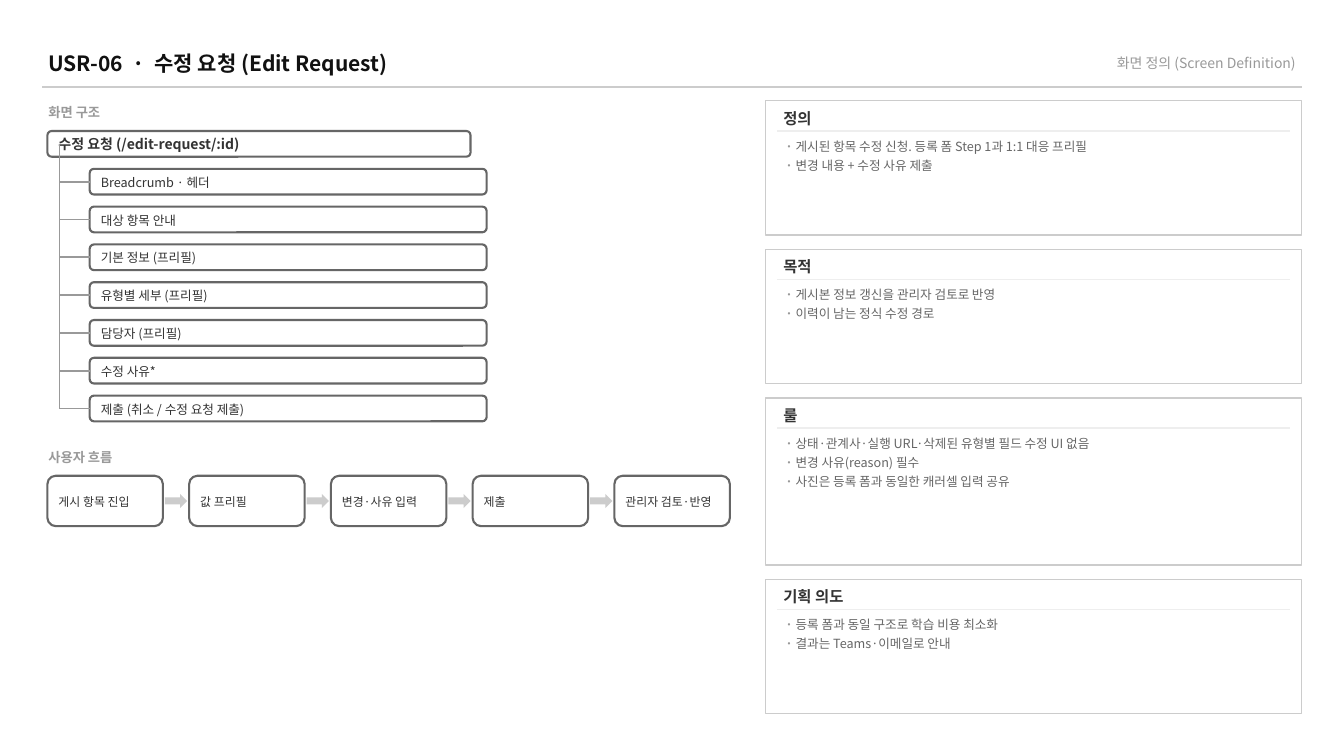
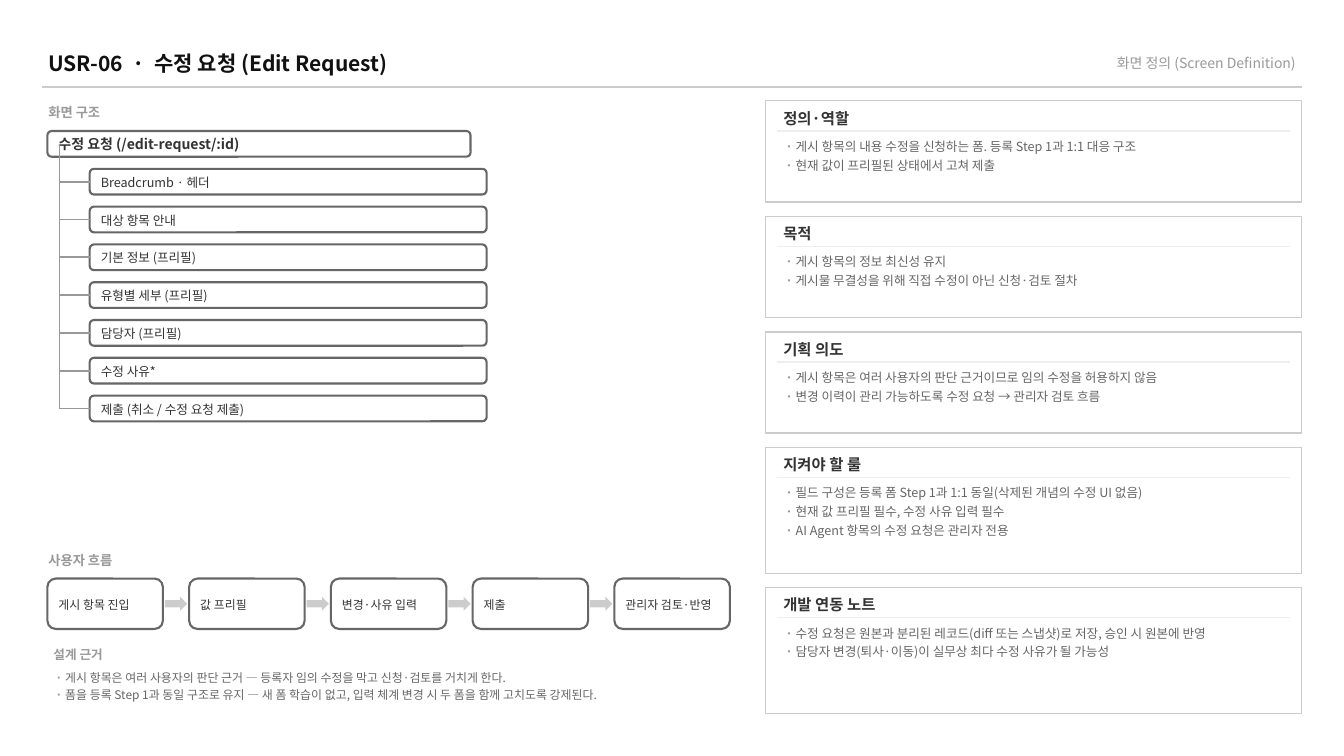
Before and after one commit to BaeNerd/Workspace, a slide deck: slide 18 of axplatform/docs/screen-specs/user-screens.pptx. Drawn at 1344x756 pixels with LibreOffice and Linux fonts; fonts in the diff are those of the drawing. Boxes give left, top, right and bottom in pixels: in the first picture for what was removed or moved away, otherwise in the second. Text is boxed around its words. In the diff, an @@ line names an element or a change of style, - is before the commit and + after.

```diff
--- a/axplatform/docs/screen-specs/user-screens.pptx
+++ b/axplatform/docs/screen-specs/user-screens.pptx
@@ rectangle: place and size @@
-rectangle at <box>765,101,1302,235</box>
+rectangle at <box>765,101,1302,203</box>
@@ text at <box>783,111,849,126</box>: text changed @@
-정의
+정의·역할
@@ text at <box>796,140,1136,171</box>: text changed @@
-· 게시된 항목 수정 신청. 등록 폼 Step 1과 1:1 대응 프리필
-· 변경 내용 + 수정 사유 제출
+· 게시 항목의 내용 수정을 신청하는 폼. 등록 Step 1과 1:1 대응 구조
+· 현재 값이 프리필된 상태에서 고쳐 제출
@@ rectangle: place and size @@
-rectangle at <box>765,249,1302,383</box>
+rectangle at <box>765,217,1302,319</box>
@@ text "목적": place and size @@
-text "목적" at <box>783,259,811,274</box>
+text "목적" at <box>783,226,811,241</box>
@@ line moved from (777, 279) - (1290, 279) to (777, 247) - (1290, 247) @@
@@ text added at <box>796,255,1077,286</box>, 9 pt, text #666666 @@
+· 게시 항목의 정보 최신성 유지
+· 게시물 무결성을 위해 직접 수정이 아닌 신청·검토 절차
@@ text removed at <box>796,288,995,319</box> @@
-· 게시본 정보 갱신을 관리자 검토로 반영
-· 이력이 남는 정식 수정 경로
@@ rectangle added at <box>765,332,1302,434</box>, fill #FFFFFF, outline #CCCCCC 1 pt @@
@@ text "기획 의도": place and size @@
-text "기획 의도" at <box>783,589,843,604</box>
+text "기획 의도" at <box>783,342,843,357</box>
@@ line added from (777, 362) to (1290, 362), #EEEEEE 1 pt @@
@@ text added at <box>796,371,1157,402</box>, 9 pt, text #666666 @@
+· 게시 항목은 여러 사용자의 판단 근거이므로 임의 수정을 허용하지 않음
+· 변경 이력이 관리 가능하도록 수정 요청 → 관리자 검토 흐름
@@ rectangle: place and size @@
-rectangle at <box>765,398,1302,566</box>
+rectangle at <box>765,448,1302,574</box>
@@ line moved from (777, 429) - (1290, 429) to (777, 478) - (1290, 478) @@
@@ text at <box>783,455,861,475</box>: text changed @@
-룰
+지켜야 할 룰
@@ text at <box>796,486,1142,538</box>: text changed @@
-· 상태·관계사·실행 URL·삭제된 유형별 필드 수정 UI 없음
-· 변경 사유(reason) 필수
-· 사진은 등록 폼과 동일한 캐러셀 입력 공유
+· 필드 구성은 등록 폼 Step 1과 1:1 동일(삭제된 개념의 수정 UI 없음)
+· 현재 값 프리필 필수, 수정 사유 입력 필수
+· AI Agent 항목의 수정 요청은 관리자 전용
@@ text "사용자 흐름": place and size @@
-text "사용자 흐름" at <box>48,451,112,463</box>
+text "사용자 흐름" at <box>48,554,112,566</box>
@@ 5 texts, 5 rounded rectangles, 4 right arrows: place and size @@
-5 texts, 5 rounded rectangles, 4 right arrows at <box>47,476,730,526</box>
+5 texts, 5 rounded rectangles, 4 right arrows at <box>47,579,730,629</box>
@@ rectangle: place and size @@
-rectangle at <box>765,580,1302,714</box>
+rectangle at <box>765,588,1302,714</box>
@@ text added at <box>783,597,875,612</box>, 11 pt, text #333333, bold @@
+개발 연동 노트
@@ line moved from (777, 610) - (1290, 610) to (777, 618) - (1290, 618) @@
@@ text at <box>796,627,1206,659</box>: text changed @@
-· 등록 폼과 동일 구조로 학습 비용 최소화
-· 결과는 Teams·이메일로 안내
+· 수정 요청은 원본과 분리된 레코드(diff 또는 스냅샷)로 저장, 승인 시 원본에 반영
+· 담당자 변경(퇴사·이동)이 실무상 최다 수정 사유가 될 가능성
@@ text added at <box>53,648,103,660</box>, 9 pt, text #999999, bold @@
+설계 근거
@@ text added at <box>65,672,597,702</box>, 8.5 pt, text #666666 @@
+· 게시 항목은 여러 사용자의 판단 근거 — 등록자 임의 수정을 막고 신청·검토를 거치게 한다.
+· 폼을 등록 Step 1과 동일 구조로 유지 — 새 폼 학습이 없고, 입력 체계 변경 시 두 폼을 함께 고치도록 강제된다.
```
Also in this commit, not shown: 22 other slides changed, 6 other files.
